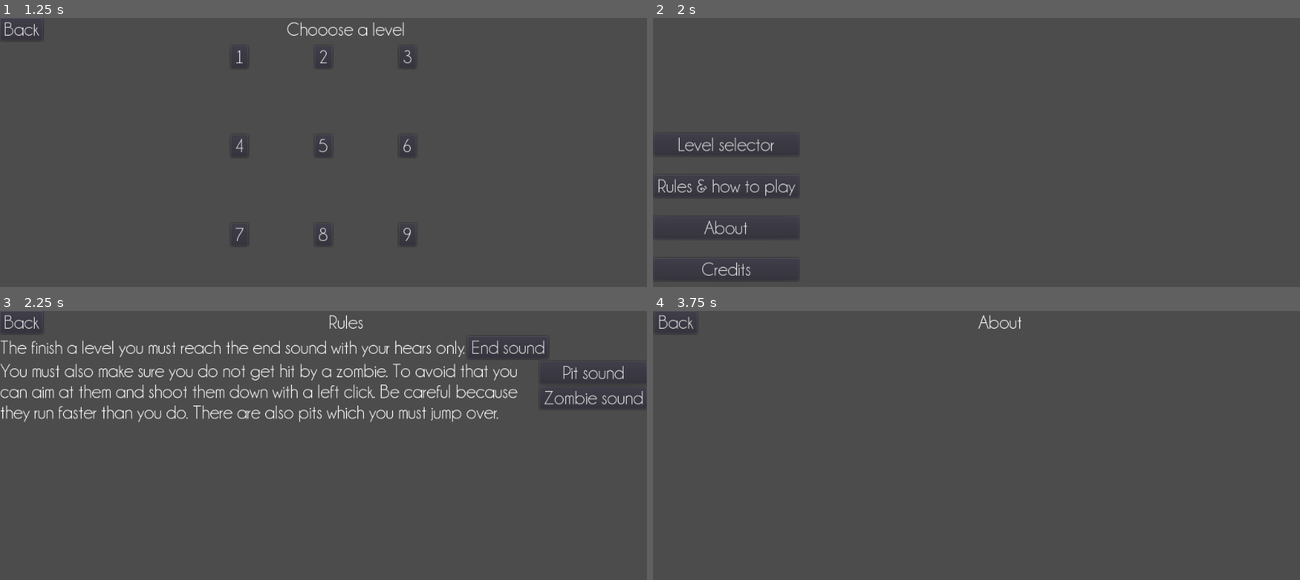
Above: before the commit, frames 1-4 (two rows, left to right).
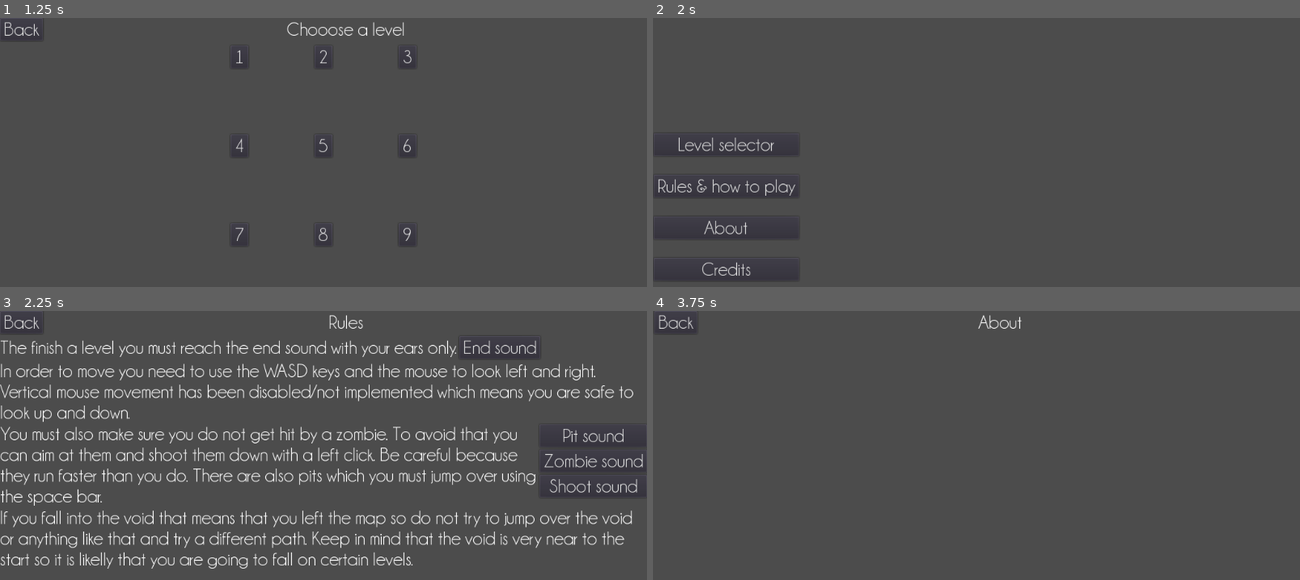
Above: after the commit, the same moments.

Repository: NilsIrl/Blindspot
Game: Godot game, scene res://menus/MainMenu.tscn
Two runs of this game, one before a commit and one after it. Both use one fixed random seed, a clock stepped at 60 frames per second and the inputs below.
Inputs:
- Up to frame 1 (1.25 s): click "Level selector" at 0.5 s
- Up to frame 2 (2 s): click "Back" at 1.25 s
- Up to frame 3 (2.25 s): click "Rules & how to play" at 2 s
- Up to frame 4 (3.75 s): click "Back" at 2.75 s; click "About" at 3.5 s

Frames 1-2 are identical in both runs. In frame 3, 13% of the frame differs, in the area x 0-100%, y 10-96%; in frame 4, nothing differs.

Commit message:
Add shooting sound

Diff:
--- a/entities/Player.gd
+++ b/entities/Player.gd
@@ -43,15 +43,14 @@
 		var collider = collision.collider
 		if "Floor" != collider.get_parent().get_name().left(5):
 			if is_on_wall() and !was_on_wall:
-				var audio_stream = $AudioStreamPlayer3D.duplicate()
-				add_child(audio_stream)
-				audio_stream.global_transform.origin = collision.position
-				audio_stream.play()
+				$BumpAudioStreamPlayer3D.global_transform.origin = collision.position
+				$BumpAudioStreamPlayer3D.play()
 	was_on_wall = is_on_wall()
 
 
 	# SHOOT
 	if Input.is_action_just_pressed("shoot") and Input.get_mouse_mode() == Input.MOUSE_MODE_CAPTURED and $RayCast.is_colliding():
+		$ShotAudioStreamPlayer.play()
 		var victim = $RayCast.get_collider()
 		if victim.has_method("kill"):
 			victim.kill()
@@ -82,4 +81,5 @@
 	alive = false
 
 func _on_Dialog_popup_hide():
+#warning-ignore:return_value_discarded
 	get_tree().change_scene("res://menus/LevelSelector.tscn")
--- a/entities/Player.tscn
+++ b/entities/Player.tscn
@@ -1,10 +1,11 @@
-[gd_scene load_steps=10 format=2]
+[gd_scene load_steps=11 format=2]
 
 [ext_resource path="res://entities/Player.gd" type="Script" id=1]
 [ext_resource path="res://assets/images/cross-shaped-target.png" type="Texture" id=2]
 [ext_resource path="res://assets/fonts/champagne_limousines/Champagne & Limousines.tres" type="DynamicFont" id=3]
 [ext_resource path="res://assets/images/cardinal_points.svg" type="Texture" id=4]
 [ext_resource path="res://assets/audio/thuds/4.ogg" type="AudioStream" id=5]
+[ext_resource path="res://assets/audio/shot.ogg" type="AudioStream" id=6]
 
 [sub_resource type="CapsuleShape" id=1]
 
@@ -98,9 +99,12 @@
 texture = ExtResource( 4 )
 stretch_mode = 5
 
-[node name="AudioStreamPlayer3D" type="AudioStreamPlayer3D" parent="."]
+[node name="BumpAudioStreamPlayer3D" type="AudioStreamPlayer3D" parent="."]
 stream = ExtResource( 5 )
-unit_db = -20.0
+unit_db = -10.0
+
+[node name="ShotAudioStreamPlayer" type="AudioStreamPlayer" parent="."]
+stream = ExtResource( 6 )
 
 [connection signal="about_to_show" from="DieMenu/DieDialog" to="." method="_on_Dialog_about_to_show"]
 [connection signal="popup_hide" from="DieMenu/DieDialog" to="." method="_on_Dialog_popup_hide"]
--- a/entities/Zombie.tscn
+++ b/entities/Zombie.tscn
@@ -29,5 +29,7 @@
 
 [node name="AudioStreamPlayer3D" type="AudioStreamPlayer3D" parent="."]
 stream = ExtResource( 2 )
+attenuation_model = 2
+unit_size = 30.0
 autoplay = true
 emission_angle_enabled = true
--- a/menus/Rules.gd
+++ b/menus/Rules.gd
@@ -20,3 +20,8 @@
 	$EndAudioStreamPlayer.stop()
 	$PitAudioStreamPlayer.stop()
 	$ZombieAudioStreamPlayer.stop()
+
+func _on_ShootButton_pressed():
+	_on_AudioTimer_timeout()
+	$ShootAudioStreamPlayer.play()
+	$AudioTimer.start()
--- a/menus/Rules.tscn
+++ b/menus/Rules.tscn
@@ -6,6 +6,7 @@
 [ext_resource path="res://assets/audio/S-19.ogg" type="AudioStream" id=4]
 [ext_resource path="res://assets/audio/pit.ogg" type="AudioStream" id=5]
 [ext_resource path="res://assets/audio/zombie-audio.ogg" type="AudioStream" id=6]
+[ext_resource path="res://assets/audio/shot.ogg" type="AudioStream" id=7]
 
 [node name="Rules" type="Node"]
 script = ExtResource( 1 )
@@ -22,43 +23,53 @@
 anchor_bottom = 1.0
 
 [node name="HBoxContainer" type="HBoxContainer" parent="Layout/Control/VBoxContainer"]
+editor/display_folded = true
 margin_right = 1024.0
 margin_bottom = 36.0
 
 [node name="Label" type="Label" parent="Layout/Control/VBoxContainer/HBoxContainer"]
 margin_top = 3.0
-margin_right = 739.0
+margin_right = 726.0
 margin_bottom = 33.0
 custom_fonts/font = ExtResource( 3 )
-text = "The finish a level you must reach the end sound with your hears only."
+text = "The finish a level you must reach the end sound with your ears only."
 
 [node name="EndButton" type="Button" parent="Layout/Control/VBoxContainer/HBoxContainer"]
-margin_left = 743.0
-margin_right = 871.0
+margin_left = 730.0
+margin_right = 858.0
 margin_bottom = 36.0
 custom_fonts/font = ExtResource( 3 )
 text = "End sound"
 
-[node name="HBoxContainer2" type="HBoxContainer" parent="Layout/Control/VBoxContainer"]
+[node name="ControlLabel" type="Label" parent="Layout/Control/VBoxContainer"]
 margin_top = 40.0
 margin_right = 1024.0
 margin_bottom = 136.0
+custom_fonts/font = ExtResource( 3 )
+text = "In order to move you need to use the WASD keys and the mouse to look left and right. Vertical mouse movement has been disabled/not implemented which means you are safe to look up and down."
+autowrap = true
+
+[node name="HBoxContainer2" type="HBoxContainer" parent="Layout/Control/VBoxContainer"]
+margin_top = 140.0
+margin_right = 1024.0
+margin_bottom = 2051.0
 size_flags_horizontal = 3
 size_flags_vertical = 3
 
 [node name="Label" type="Label" parent="Layout/Control/VBoxContainer/HBoxContainer2"]
 margin_right = 850.0
-margin_bottom = 96.0
+margin_bottom = 1911.0
 size_flags_horizontal = 3
 size_flags_vertical = 1
 custom_fonts/font = ExtResource( 3 )
-text = "You must also make sure you do not get hit by a zombie. To avoid that you can aim at them and shoot them down with a left click. Be careful because they run faster than you do. There are also pits which you must jump over."
+text = "You must also make sure you do not get hit by a zombie. To avoid that you can aim at them and shoot them down with a left click. Be careful because they run faster than you do. There are also pits which you must jump over using the space bar."
 autowrap = true
 
 [node name="VBoxContainer" type="VBoxContainer" parent="Layout/Control/VBoxContainer/HBoxContainer2"]
+editor/display_folded = true
 margin_left = 854.0
 margin_right = 1024.0
-margin_bottom = 96.0
+margin_bottom = 1911.0
 
 [node name="PitButton" type="Button" parent="Layout/Control/VBoxContainer/HBoxContainer2/VBoxContainer"]
 margin_right = 170.0
@@ -73,6 +84,22 @@
 custom_fonts/font = ExtResource( 3 )
 text = "Zombie sound"
 
+[node name="ShootButton" type="Button" parent="Layout/Control/VBoxContainer/HBoxContainer2/VBoxContainer"]
+margin_top = 80.0
+margin_right = 170.0
+margin_bottom = 116.0
+custom_fonts/font = ExtResource( 3 )
+text = "Shoot sound"
+
+[node name="VoidLabel" type="Label" parent="Layout/Control/VBoxContainer"]
+margin_top = 2055.0
+margin_right = 1024.0
+margin_bottom = 2151.0
+size_flags_vertical = 1
+custom_fonts/font = ExtResource( 3 )
+text = "If you fall into the void that means that you left the map so do not try to jump over the void or anything like that and try a different path. Keep in mind that the void is very near to the start so it is likelly that you are going to fall on certain levels."
+autowrap = true
+
 [node name="EndAudioStreamPlayer" type="AudioStreamPlayer" parent="."]
 stream = ExtResource( 4 )
 
@@ -82,12 +109,16 @@
 [node name="ZombieAudioStreamPlayer" type="AudioStreamPlayer" parent="."]
 stream = ExtResource( 6 )
 
+[node name="ShootAudioStreamPlayer" type="AudioStreamPlayer" parent="."]
+stream = ExtResource( 7 )
+
 [node name="AudioTimer" type="Timer" parent="."]
 wait_time = 10.0
 
 [connection signal="pressed" from="Layout/Control/VBoxContainer/HBoxContainer/EndButton" to="." method="_on_EndButton_pressed"]
 [connection signal="pressed" from="Layout/Control/VBoxContainer/HBoxContainer2/VBoxContainer/PitButton" to="." method="_on_PitButton_pressed"]
 [connection signal="pressed" from="Layout/Control/VBoxContainer/HBoxContainer2/VBoxContainer/ZombieButton" to="." method="_on_ZombieButton_pressed"]
+[connection signal="pressed" from="Layout/Control/VBoxContainer/HBoxContainer2/VBoxContainer/ShootButton" to="." method="_on_ShootButton_pressed"]
 [connection signal="timeout" from="AudioTimer" to="." method="_on_AudioTimer_timeout"]
 
 [editable path="Layout"]
Not shown: 1 places in menus/Rules.tscn that only renumber resources
